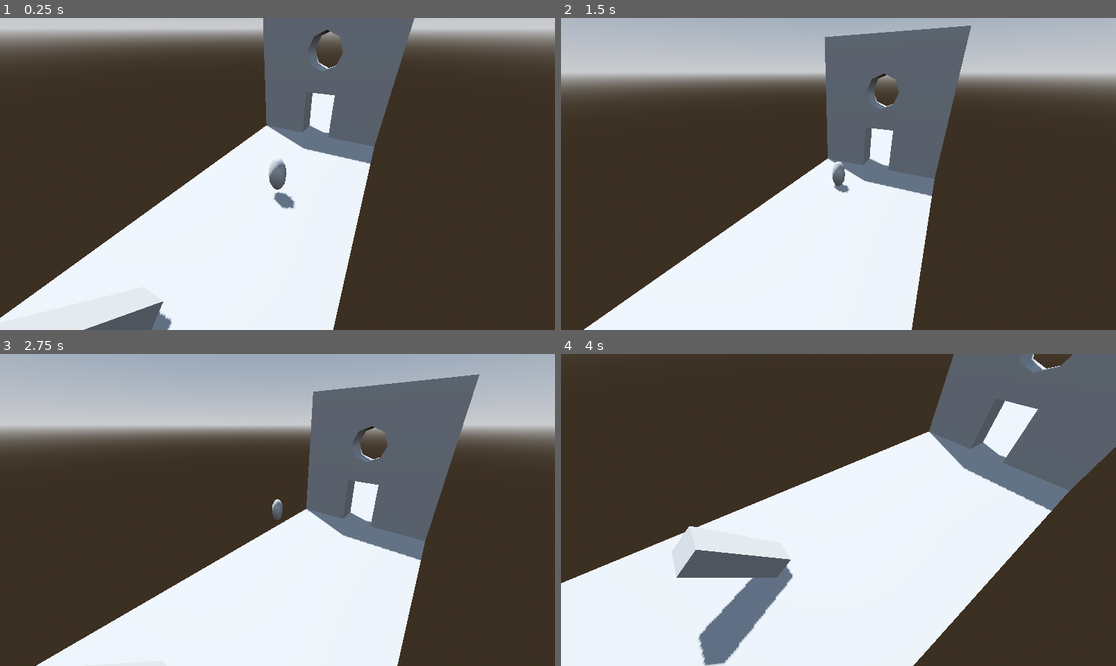
Above: before the commit, frames 1-4 (two rows, left to right).
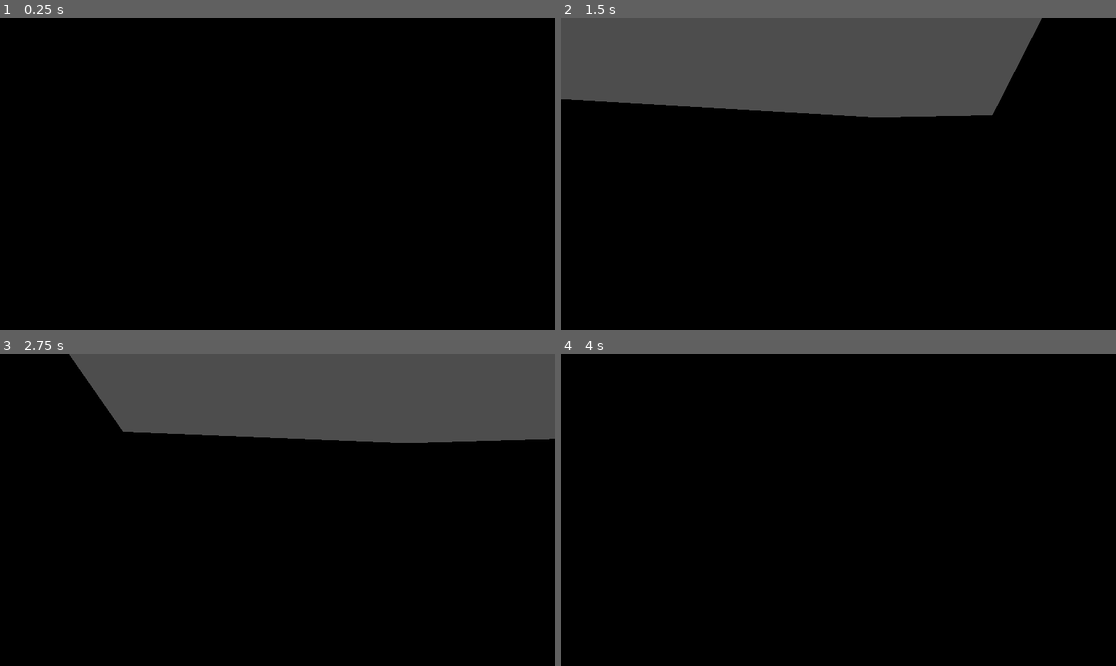
Above: after the commit, the same moments.

Repository: Tyger8540/dress-til-you-drop
Game: Godot game, scene res://scenes/hallway.tscn
Two runs of this game, one before a commit and one after it. Both use one fixed random seed, a clock stepped at 60 frames per second and the inputs below. Before the commit the project starts from res://scenes/sample_room.tscn.
Inputs:
- Up to frame 1 (0.25 s): no input
- Up to frame 2 (1.5 s): tap Enter (ui_accept) at 0.5, 0.77 s; hold E (interact, bound only after the commit) 0.53-1.28 s; hold W (move_forward) from 0.53 s (still down); tap E (interact, bound only after the commit) at 1.35 s
- Up to frame 3 (2.75 s): tap Enter (ui_accept) at 1.52 s; release W (move_forward) at 2.03 s; hold A (move_left) from 2.03 s (still down); hold E (interact, bound only after the commit) from 2.03 s (still down)
- Up to frame 4 (4 s): release E (interact, bound only after the commit) at 2.78 s; tap E (interact, bound only after the commit) at 2.85 s; tap Enter (ui_accept) at 3.02, 3.77 s; release A (move_left) at 3.53 s; hold S (move_backward) from 3.53 s (still down); hold E (interact, bound only after the commit) from 3.53 s (still down)

The runs differ from the first frame. In frame 1, 100% of the frame differs, in the area x 0-100%, y 0-100%; in frame 2, 98%; in frame 3, 100%; in frame 4, 100%.

Commit message:
door interactions
added interactable areas in front of door entrances where player can press [E] to interact (not functioning yet)

Diff:
--- /dev/null
+++ b/dress-til-you-drop/interaction/InteractionManager.tscn
@@ -0,0 +1,19 @@
+[gd_scene load_steps=2 format=3 uid="uid://p482m23y2r8e"]
+
+[ext_resource type="Script" uid="uid://d0judviuom8q2" path="res://interaction/interaction_manager.gd" id="1_spka6"]
+
+[node name="InteractionManager" type="Node3D"]
+script = ExtResource("1_spka6")
+
+[node name="Label" type="Label" parent="."]
+z_index = 20
+anchors_preset = 5
+anchor_left = 0.5
+anchor_right = 0.5
+offset_left = -52.5
+offset_right = 52.5
+offset_bottom = 23.0
+grow_horizontal = 2
+text = "[E] to interact"
+horizontal_alignment = 1
+vertical_alignment = 1
--- /dev/null
+++ b/dress-til-you-drop/interaction/interaction area/interaction_area.gd
@@ -0,0 +1,16 @@
+extends Area3D
+class_name InteractionArea
+
+@export var action_name: String = "interact"
+
+
+var interact: Callable = func():
+	pass
+
+
+func _on_body_entered(_body: Node3D) -> void:
+	InteractionManager.register_area(self)
+
+
+func _on_body_exited(_body: Node3D) -> void:
+	InteractionManager.unregister_area(self)
--- /dev/null
+++ b/dress-til-you-drop/interaction/interaction area/interaction_area.tscn
@@ -0,0 +1,9 @@
+[gd_scene load_steps=2 format=3 uid="uid://f6sftetqaoh1"]
+
+[ext_resource type="Script" uid="uid://ch74rrdcxd6qw" path="res://interaction/interaction area/interaction_area.gd" id="1_w44kh"]
+
+[node name="InteractionArea" type="Area3D"]
+script = ExtResource("1_w44kh")
+
+[connection signal="body_entered" from="." to="." method="_on_body_entered"]
+[connection signal="body_exited" from="." to="." method="_on_body_exited"]
--- /dev/null
+++ b/dress-til-you-drop/interaction/interaction_manager.gd
@@ -0,0 +1,61 @@
+extends Node3D
+
+@onready var player = get_tree().get_first_node_in_group("player")
+@onready var label = $Label
+
+func _ready():
+	label.hide()
+
+const base_text = "[E] to "
+
+var interactable_areas = []
+var can_interact = true
+
+func register_area(area: InteractionArea):
+	if not interactable_areas.has(area):
+		interactable_areas.push_back(area)
+
+func unregister_area(area: InteractionArea):
+	interactable_areas.erase(area)
+
+func _process(_delta):
+	if interactable_areas.size() > 0 && can_interact:
+		interactable_areas.sort_custom(_sort_by_distance_to_player)
+		label.text = base_text + interactable_areas[0].action_name
+
+		var area_3d_pos = interactable_areas[0].global_position
+
+		# Get current camera
+		var camera = get_viewport().get_camera_3d()
+
+		# If camera exists, check if point is in front of us
+		if camera:
+			if not camera.is_position_behind(area_3d_pos):
+				# Convert 3D world pos -> 2D screen pos
+				var screen_pos = camera.unproject_position(area_3d_pos)
+				label.global_position = screen_pos
+
+				# Offsets
+				label.global_position.y -= 36
+				label.global_position.x -= label.size.x / 2
+				label.show()
+			else:
+				# Hide label if the object is behind the camera
+				label.hide()
+	else:
+		label.hide()
+
+func _sort_by_distance_to_player(area1, area2):
+	var area1_to_player = player.global_position.distance_to(area1.global_position)
+	var area2_to_player = player.global_position.distance_to(area2.global_position)
+	return area1_to_player < area2_to_player
+
+func _input(event):
+	if event.is_action_pressed("interact") && can_interact:
+		if interactable_areas.size() > 0:
+			can_interact = false
+			label.hide()
+
+			await interactable_areas[0].interact.call()
+
+			can_interact = true
--- a/dress-til-you-drop/project.godot
+++ b/dress-til-you-drop/project.godot
@@ -11,9 +11,17 @@
 [application]
 
 config/name="Dress Til You Drop"
-run/main_scene="uid://b2qv6wtnbfwv2"
+run/main_scene="uid://drq47eo7tin14"
 config/features=PackedStringArray("4.5", "Forward Plus")
 config/icon="res://icon.svg"
+
+[autoload]
+
+InteractionManager="*res://interaction/InteractionManager.tscn"
+
+[global_group]
+
+player=""
 
 [input]
 
@@ -41,3 +49,8 @@
 , Object(InputEventKey,"resource_local_to_scene":false,"resource_name":"","device":-1,"window_id":0,"alt_pressed":false …(186 unchanged characters)…
 ]
 }
+interact={
+"deadzone": 0.2,
+"events": [Object(InputEventKey,"resource_local_to_scene":false,"resource_name":"","device":-1,"window_id":0,"alt_pressed":false,"shift_pressed":false,"ctrl_pressed":false,"meta_pressed":false,"pressed":false,"keycode":0,"physical_keycode":69,"key_label":0,"unicode":101,"location":0,"echo":false,"script":null)
+]
+}
--- a/dress-til-you-drop/scenes/hallway.tscn
+++ b/dress-til-you-drop/scenes/hallway.tscn
@@ -1,7 +1,8 @@
-[gd_scene load_steps=17 format=3 uid="uid://drq47eo7tin14"]
+[gd_scene load_steps=19 format=3 uid="uid://drq47eo7tin14"]
 
 [ext_resource type="Script" uid="uid://cm5tsyihtd36p" path="res://scripts/camera_controller.gd" id="1_h81ti"]
 [ext_resource type="PackedScene" uid="uid://bmd45oqbmm5e" path="res://scenes/player.tscn" id="1_owcqv"]
+[ext_resource type="PackedScene" uid="uid://f6sftetqaoh1" path="res://interaction/interaction area/interaction_area.tscn" id="1_u7i40"]
 
 [sub_resource type="BoxMesh" id="BoxMesh_u0cnw"]
 size = Vector3(1, 1, 2)
@@ -36,6 +37,9 @@
 
 [sub_resource type="StandardMaterial3D" id="StandardMaterial3D_w57m6"]
 albedo_color = Color(0.7823088, 0.27937153, 0.3990216, 1)
+
+[sub_resource type="BoxShape3D" id="BoxShape3D_3w3tr"]
+size = Vector3(1.020359, 2.1911926, 1.1984863)
 
 [sub_resource type="StandardMaterial3D" id="StandardMaterial3D_drbwl"]
 albedo_color = Color(0.7823088, 0.27937153, 0.3990216, 1)
@@ -88,11 +92,25 @@
 skeleton = NodePath("../minigame3")
 surface_material_override/0 = SubResource("StandardMaterial3D_w57m6")
 
+[node name="InteractionArea2" parent="minigame2" instance=ExtResource("1_u7i40")]
+transform = Transform3D(1, 0, 0, 0, 1, 0, 0, 0, 1, -0.0051122606, 0, -0.0010012388)
+
+[node name="CollisionShape3D" type="CollisionShape3D" parent="minigame2/InteractionArea2"]
+transform = Transform3D(1, 0, 0, 0, 1, 0, 0, 0, 1, 0.40878734, 0.014877319, -0.0010986328)
+shape = SubResource("BoxShape3D_3w3tr")
+
 [node name="photoshoot" type="MeshInstance3D" parent="."]
 transform = Transform3D(-2.9815407e-08, 0, 1.5976653, 0, 1, 0, -0.682097, 0, -6.983617e-08, 2.9852827, 1.1, -2.1891255)
 mesh = SubResource("BoxMesh_nlnob")
 skeleton = NodePath("../minigame3")
 surface_material_override/0 = SubResource("StandardMaterial3D_drbwl")
+
+[node name="InteractionArea" parent="photoshoot" instance=ExtResource("1_u7i40")]
+transform = Transform3D(-1.0000001, 0, 8.742278e-08, 0, 1, 0, -8.742278e-08, 0, -1, 0, 0, 0)
+
+[node name="CollisionShape3D" type="CollisionShape3D" parent="photoshoot/InteractionArea"]
+transform = Transform3D(1, 0, 0, 0, 1, 0, -7.1054274e-15, 0, 1, 0.45536017, 0.014877319, -0.0010986328)
+shape = SubResource("BoxShape3D_3w3tr")
 
 [node name="minigame1" type="MeshInstance3D" parent="."]
 transform = Transform3D(0.36, 0, 0, 0, 1, 0, 0, 0, 1, 0.052167475, 1.1, 6.3925757)
@@ -100,15 +118,36 @@
 skeleton = NodePath("../minigame3")
 surface_material_override/0 = SubResource("StandardMaterial3D_hwv8p")
 
+[node name="InteractionArea" parent="minigame1" instance=ExtResource("1_u7i40")]
+transform = Transform3D(1, 0, 0, 0, 1, 0, 0, 0, 1, -0.6441581, 0, 0)
+
+[node name="CollisionShape3D" type="CollisionShape3D" parent="minigame1/InteractionArea"]
+transform = Transform3D(1, 0, 0, 0, 1, 0, 0, 0, 1, 1.0273799, 0.014877319, -0.0010986328)
+shape = SubResource("BoxShape3D_3w3tr")
+
 [node name="minigame3" type="MeshInstance3D" parent="."]
 transform = Transform3D(0.6, 0, 0, 0, 1, 0, 0, 0, 1, 5.919, 1.1, 2.604409)
 mesh = SubResource("BoxMesh_nlnob")
+
+[node name="InteractionArea3" parent="minigame3" instance=ExtResource("1_u7i40")]
+transform = Transform3D(-1, 0, 8.742278e-08, 0, 1, 0, -8.742278e-08, 0, -1, -0.005112648, 0, -0.0010011196)
+
+[node name="CollisionShape3D" type="CollisionShape3D" parent="minigame3/InteractionArea3"]
+transform = Transform3D(1, 0, 0, 0, 1, 0, 0, 0, 1, 0.40878734, 0.014877319, -0.0010986328)
+shape = SubResource("BoxShape3D_3w3tr")
 
 [node name="closet" type="MeshInstance3D" parent="."]
 transform = Transform3D(-2.920535e-08, 0, -1.6118424, 0, 1, 0, 0.66814053, 0, -7.045587e-08, 2.9895635, 1.1, 10.143596)
 mesh = SubResource("BoxMesh_nlnob")
 skeleton = NodePath("../minigame3")
 surface_material_override/0 = SubResource("StandardMaterial3D_52g5x")
+
+[node name="InteractionArea" parent="closet" instance=ExtResource("1_u7i40")]
+transform = Transform3D(-1, 0, 8.7422784e-08, 0, 1, 0, -8.742278e-08, 0, -1, 0, 0, 0)
+
+[node name="CollisionShape3D" type="CollisionShape3D" parent="closet/InteractionArea"]
+transform = Transform3D(1, 0, 0, 0, 1, 0, 0, 0, 1, 0.3951559, 0.014877319, -0.0010986328)
+shape = SubResource("BoxShape3D_3w3tr")
 
 [node name="Camera3D" type="Camera3D" parent="." node_paths=PackedStringArray("player")]
 transform = Transform3D(0.7071068, 0, 0.7071068, 0, 1, 0, -0.7071068, 0, 0.7071068, 5.8, 2.6, 10.000001)
--- a/dress-til-you-drop/scripts/camera_controller.gd
+++ b/dress-til-you-drop/scripts/camera_controller.gd
@@ -11,7 +11,7 @@
 
 
 # Called every frame. 'delta' is the elapsed time since the previous frame.
-func _process(delta: float) -> void:
+func _process(_delta: float) -> void:
 	#rotation = rotation.move_toward(global_position - player.global_position, delta * SWIVEL_SPEED)
 	look_at(player.global_position)
 	player.rotation.y = rotation.y
Not shown, added: dress-til-you-drop/interaction/interaction area/interaction_area.gd.uid
Not shown, added: dress-til-you-drop/interaction/interaction_manager.gd.uid
